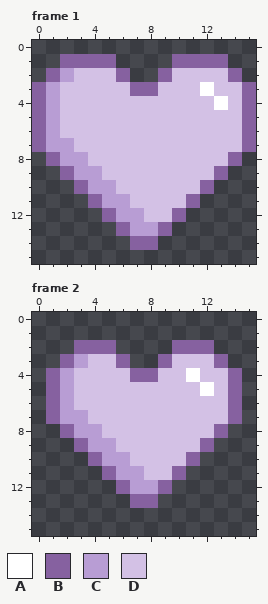
Two states of a pixel-art file, Assets/heart.aseprite. This is how it looked before the edit.
16x16 pixels, 2 frames. Shown: frame 1, frame 2.
Palette (. is transparent): A #ffffff  B #8661a0  C #b89dd4  D #d3c1e5
Pixels before, frame 1, first column x 0:
 1 ..BBBB....BBBB..
 2 .BCDDDB..BDDDDB.
 3 BCDDDDDBBDDDADDB
 4 BCDDDDDDDDDDDADB
 5 BCDDDDDDDDDDDDDB
 6 BCDDDDDDDDDDDDDB
 7 BCCDDDDDDDDDDDDB
 8 .BCCDDDDDDDDDDB.
 9 ..BCCDDDDDDDDB..
10 ...BCCDDDDDDB...
11 ....BCCDDDDB....
12 .....BCCDDB.....
13 ......BCCB......
14 .......BB.......
Pixels before, frame 2, first column x 1:
 2 ..BBB....BBB..
 3 .BCDDB..BDDDB.
 4 BCDDDDBBDDADDB
 5 BCDDDDDDDDDADB
 6 BCDDDDDDDDDDDB
 7 BCCDDDDDDDDDDB
 8 .BCCDDDDDDDDB.
 9 ..BCCDDDDDDB..
10 ...BCCDDDDB...
11 ....BCCDDB....
12 .....BCCB.....
13 ......BB......
The same view after the edit:
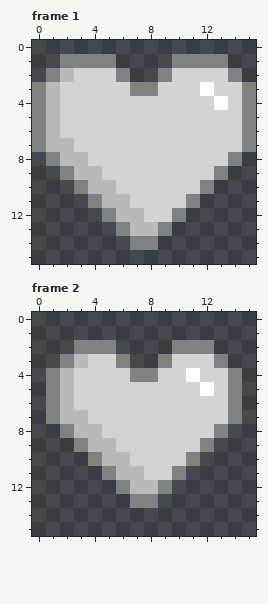
What changed:
{"colour":"B","old":"#8661a0","new":"#818181"}
{"colour":"C","old":"#b89dd4","new":"#b9b9b9"}
{"colour":"D","old":"#d3c1e5","new":"#d3d3d3"}
{"label":"changed","picture_box":[32,54,256,250]}
{"label":"changed","picture_box":[46,340,242,508]}
